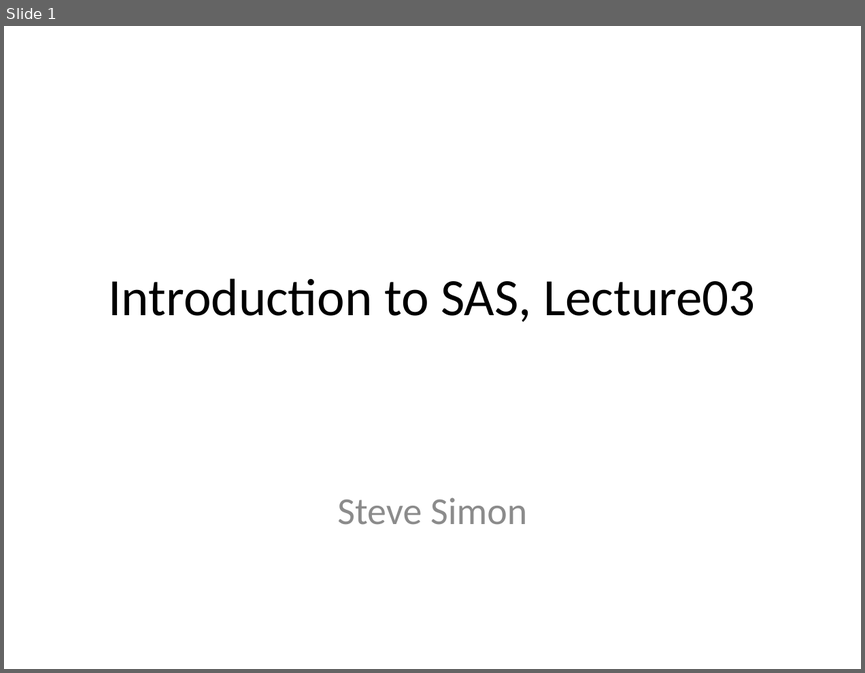
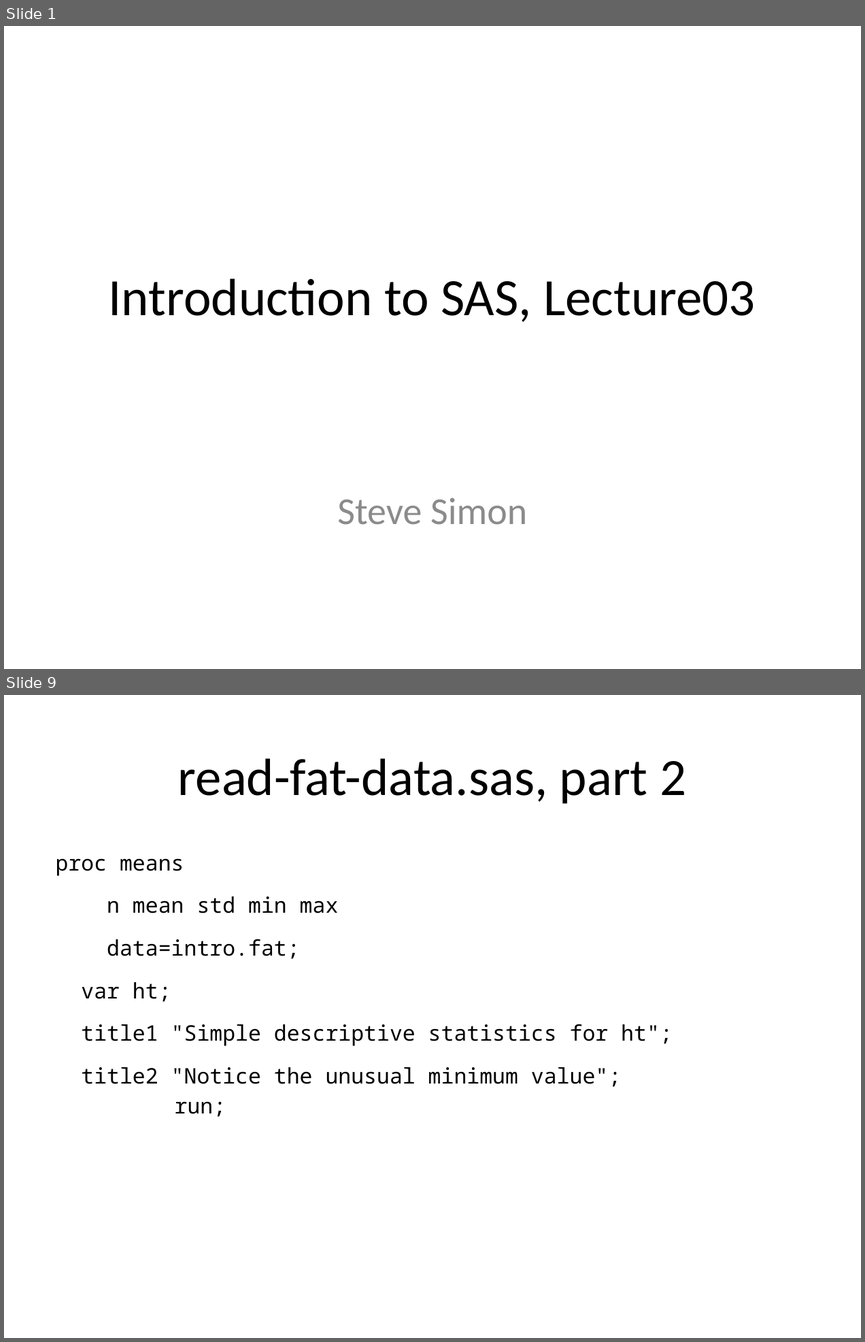
Before and after one commit to classes-simon/5507, a slide deck: module03/src/slides-and-speaker-notes-03.pptx. Shown one above the other, each under a label of ours: slide 1 before the commit, slides 1 and 9 after it; the slides between them are not shown. The pictures are 865x673 and 865x1342 pixels, drawn with LibreOffice and Linux fonts; fonts in the diff are those of the drawing. Boxes give left, top, right and bottom in pixels: in the first picture for what was removed or moved away, otherwise in the second. Text is boxed around its words. In the diff, an @@ line names an element or a change of style, - is before the commit and + after.

```diff
--- a/module03/src/slides-and-speaker-notes-03.pptx
+++ b/module03/src/slides-and-speaker-notes-03.pptx
@@ slide 9 added at (x1=4, y1=695, x2=861, y2=1338), background #FFFFFF @@
@@ title added at (x1=178, y1=758, x2=686, y2=804), 44 pt, text #000000 @@
+read-fat-data.sas, part 2
@@ text added at (x1=56, y1=858, x2=672, y2=1117), 18 pt, text #000000 @@
+proc means
+n mean std min max
+data=intro.fat;
+var ht;
+title1 "Simple descriptive statistics for ht";
+title2 "Notice the unusual minimum value";
+run;
```
Also in this commit, not shown: 2 slides changed, 5 other slides added, 4 other files.
